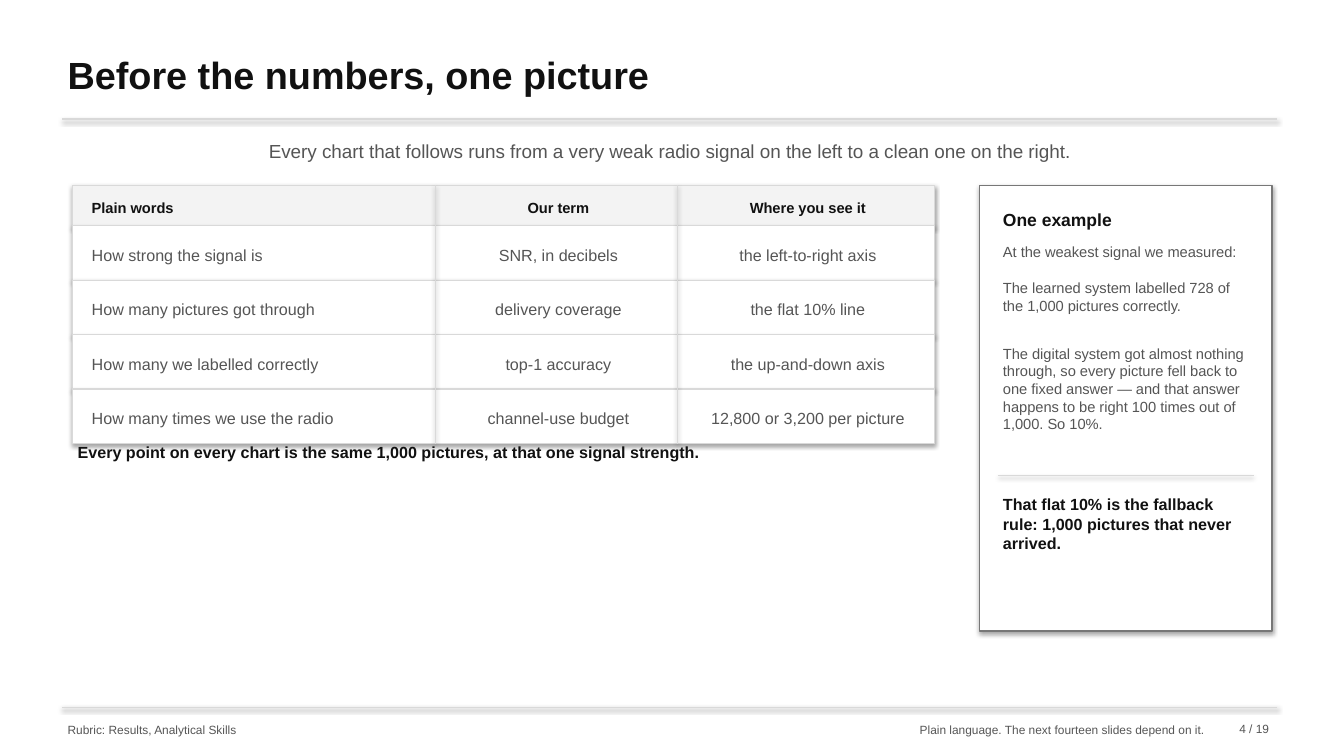
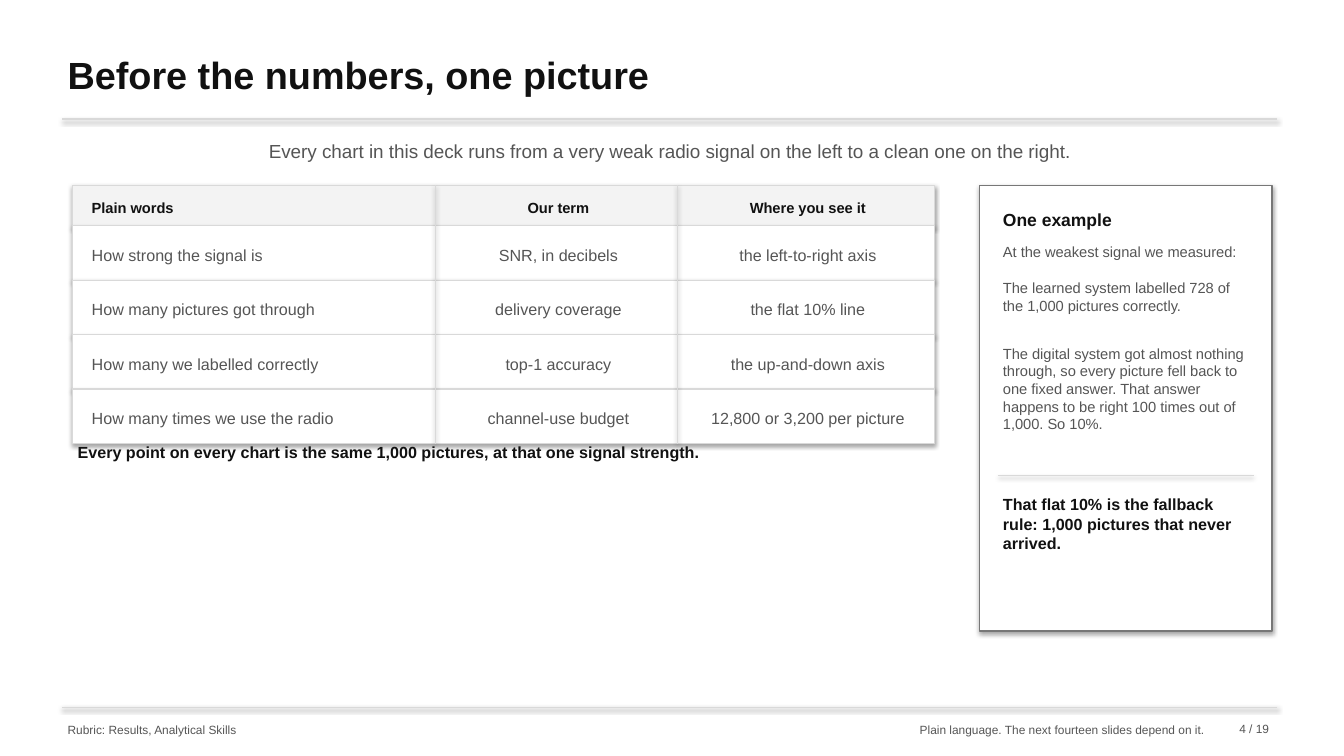
Before and after one commit to nxck2005/capstone, a slide deck: slide 4 of deliverables/review-2/semantic-communication-second-review.pptx. Drawn at 1344x756 pixels with LibreOffice and Linux fonts; fonts in the diff are those of the drawing. Boxes give left, top, right and bottom in pixels: in the first picture for what was removed or moved away, otherwise in the second. Text is boxed around its words. In the diff, an @@ line names an element or a change of style, - is before the commit and + after.

```diff
--- a/deliverables/review-2/semantic-communication-second-review.pptx
+++ b/deliverables/review-2/semantic-communication-second-review.pptx
@@ text at [269, 144, 1070, 162]: text changed @@
-Every chart that follows runs from a very weak radio signal on the left to a clean one on the right.
+Every chart in this deck runs from a very weak radio signal on the left to a clean one on the right.
@@ text at [1003, 282, 1244, 431]: text changed @@
-The learned system labelled 728 of the 1,000 pictures correctly.
-The digital system got almost nothing through, so every picture fell back to one fixed answer — and that answer happens to be right 100 times out of 1,000. So 10%.
+The learned system labelled 728 of the 1,000 pictures correctly.
+The digital system got almost nothing through, so every picture fell back to one fixed answer. That answer happens to be right 100 times out of 1,000. So 10%.
```
Also in this commit, not shown: 10 other slides changed, 15 other files.
